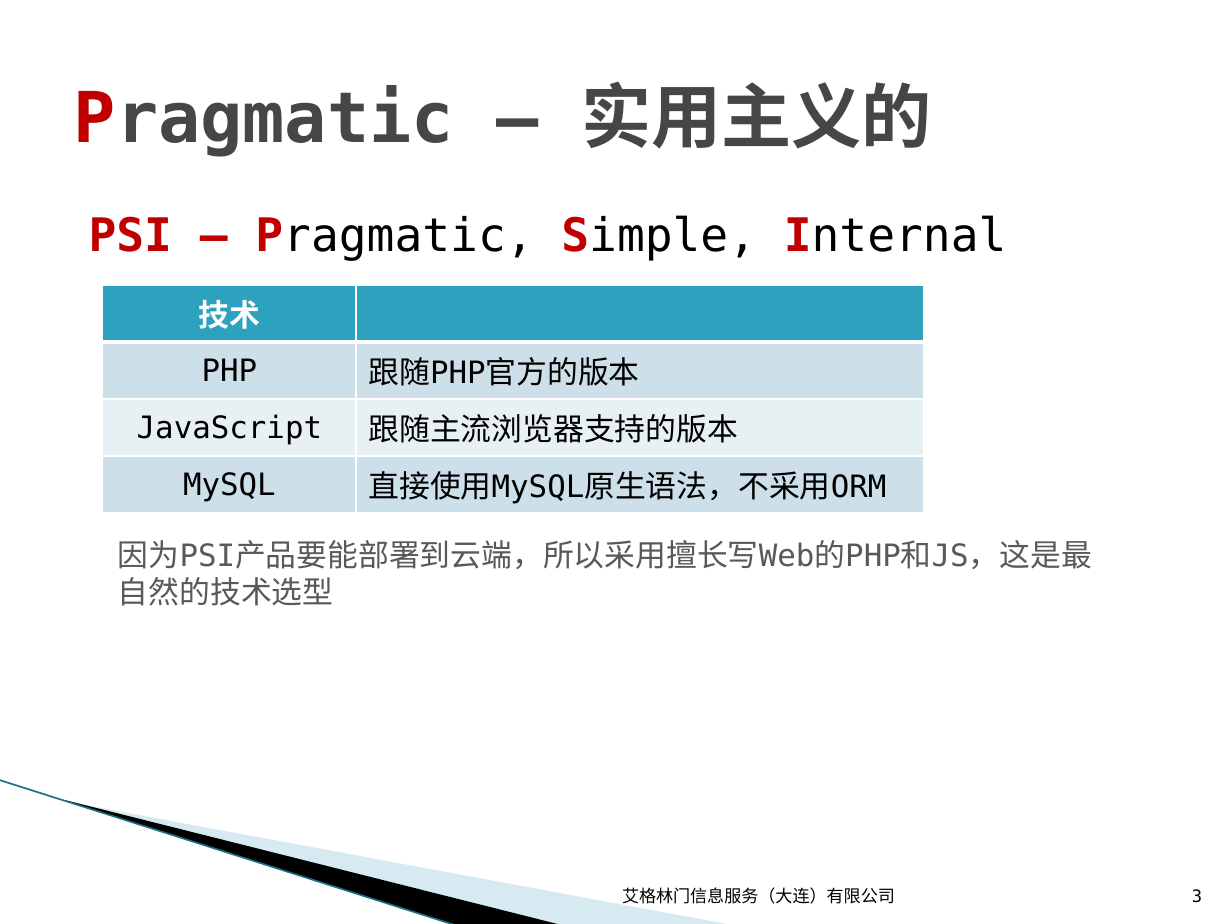
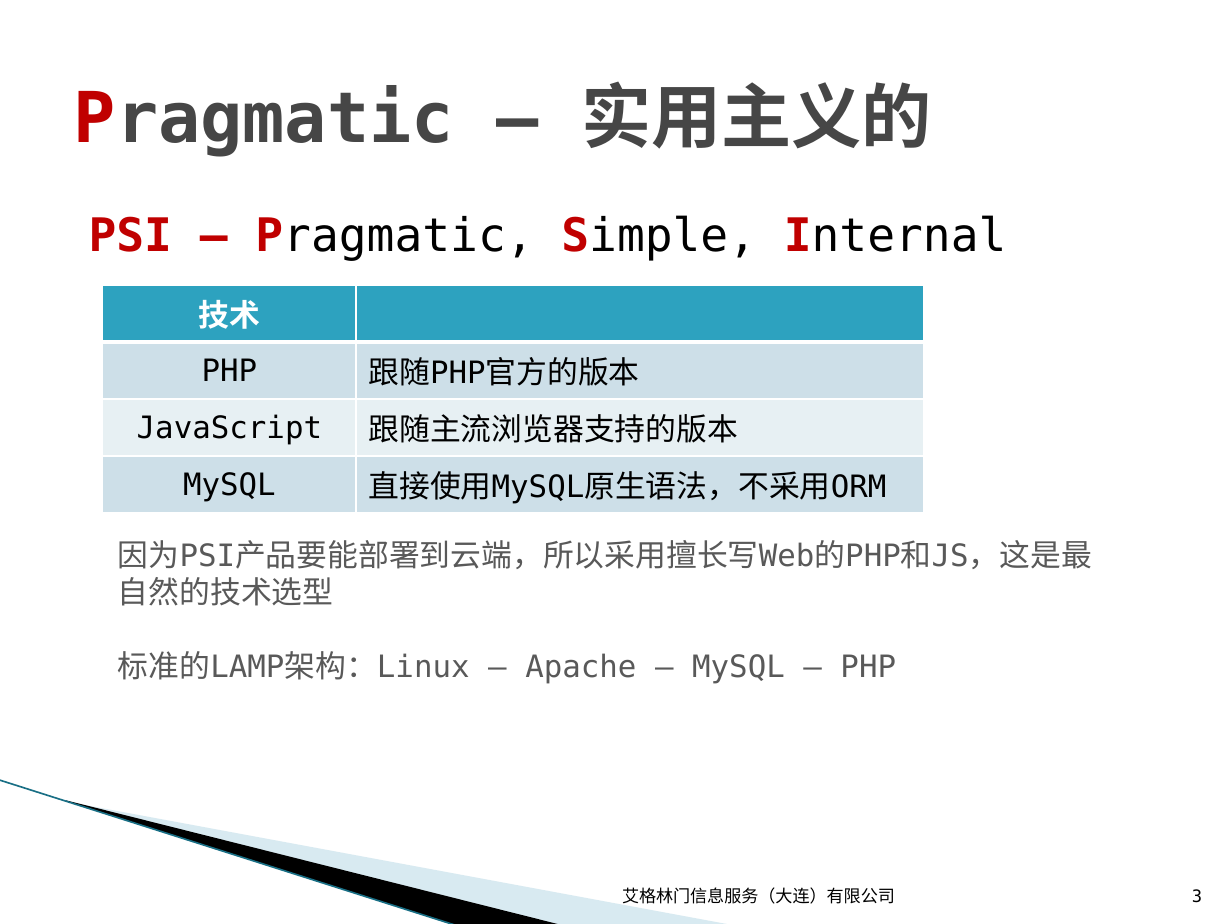
Before and after one commit to wuzhiping/PSI, a slide deck: slide 3 of doc/01 战略/PSI技术战略.pptx. Drawn at 1232x924 pixels with LibreOffice and Linux fonts; fonts in the diff are those of the drawing; background and template pictures are left out. Boxes give left, top, right and bottom in pixels: in the first picture for what was removed or moved away, otherwise in the second. Text is boxed around its words. In the diff, an @@ line names an element or a change of style, - is before the commit and + after.

Commit message:
文档 - PSI技术战略

```diff
--- a/doc/01 战略/PSI技术战略.pptx
+++ b/doc/01 战略/PSI技术战略.pptx
@@ text at <box>118,651,896,683</box>: paragraph added @@
+标准的LAMP架构：Linux – Apache – MySQL – PHP
```
